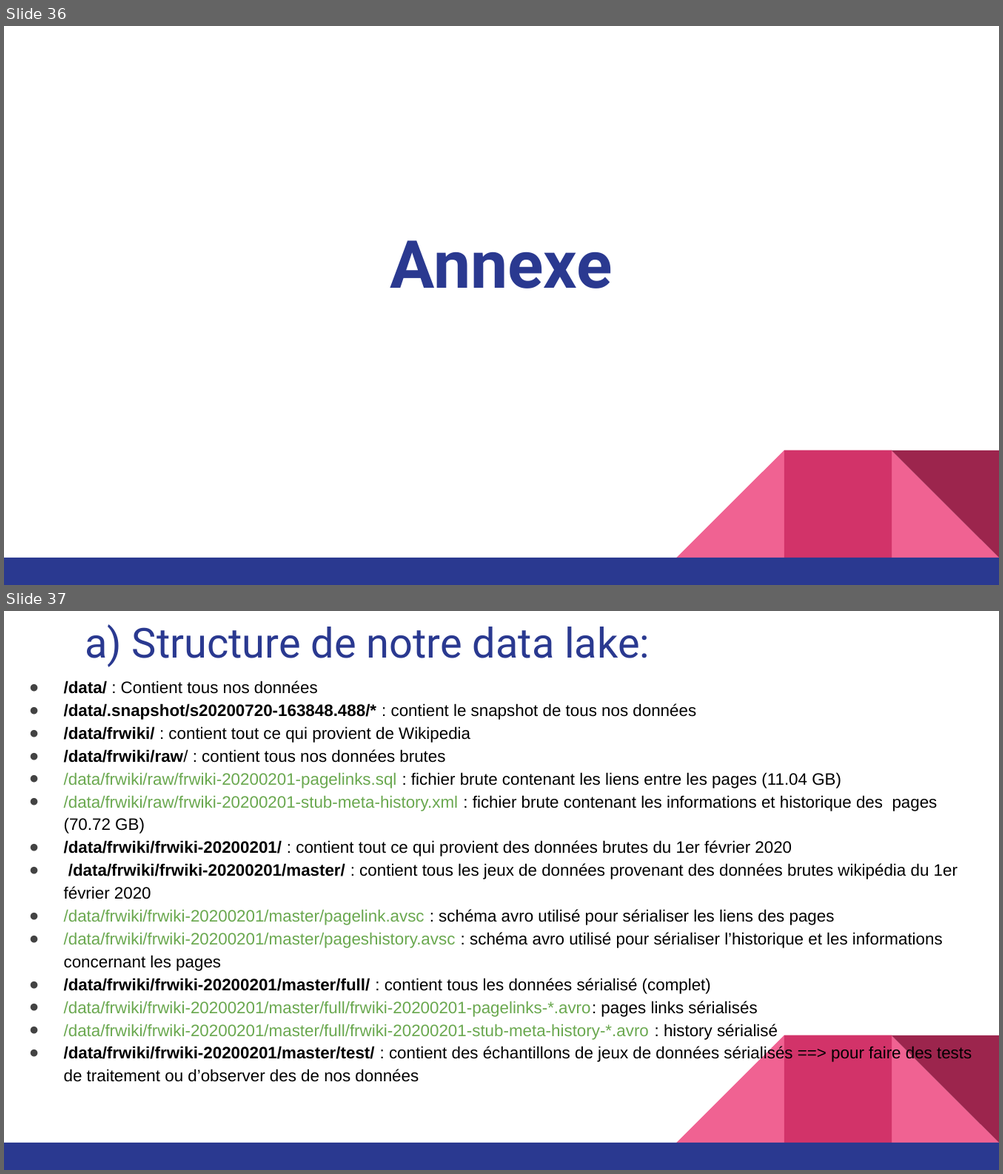
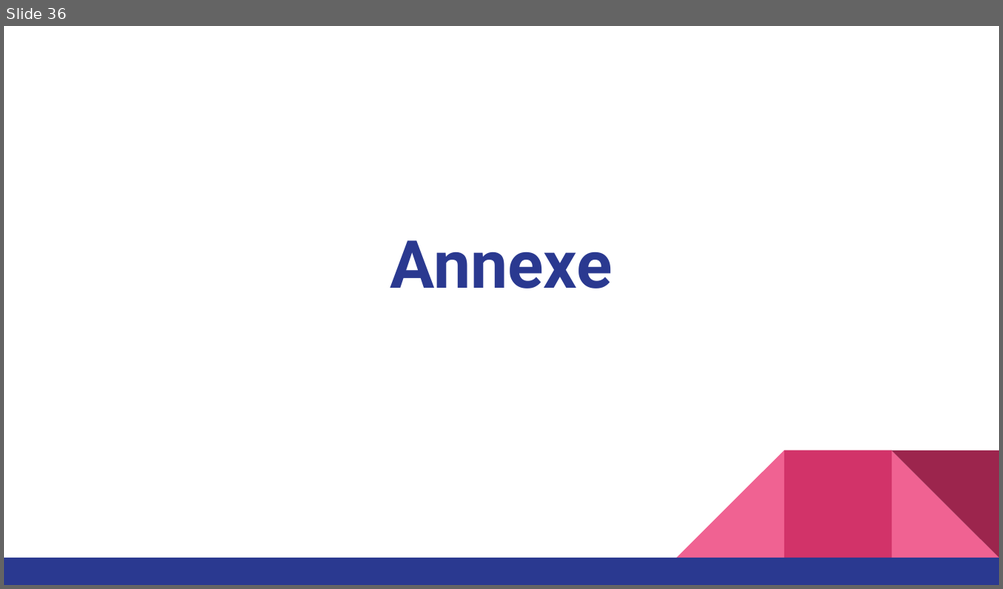
Before and after one commit to carolio7/lambda_architecture_for_tweetsProcessing, a slide deck: presentation/presentation_projet5_v01.pptx. Shown one above the other, each under a label of ours: slides 36 and 37 before the commit, slide 36 after it. The pictures are 1003x1174 and 1003x589 pixels, drawn with LibreOffice and Linux fonts; fonts in the diff are those of the drawing. Boxes give left, top, right and bottom in pixels: in the first picture for what was removed or moved away, otherwise in the second. Text is boxed around its words. In the diff, an @@ line names an element or a change of style, - is before the commit and + after.

```diff
--- a/presentation/presentation_projet5_v01.pptx
+++ b/presentation/presentation_projet5_v01.pptx
@@ slide 37 removed at box(4, 611, 999, 1170), background #FFFFFF; not listed: 5 template elements that a slide beside it also shows @@
@@ title removed at box(85, 624, 649, 667) @@
-a) Structure de notre data lake:
@@ text removed at box(64, 681, 971, 1082) @@
-● /data/ : Contient tous nos données
-● /data/.snapshot/s20200720-163848.488/* : contient le snapshot de tous nos données
-● /data/frwiki/ : contient tout ce qui provient de Wikipedia
-● /data/frwiki/raw/ : contient tous nos données brutes
-● /data/frwiki/raw/frwiki-20200201-pagelinks.sql : fichier brute contenant les liens entre les pages (11.04 GB)
-● /data/frwiki/raw/frwiki-20200201-stub-meta-history.xml : fichier brute contenant les informations et historique des pages (70.72 GB)
-● /data/frwiki/frwiki-20200201/ : contient tout ce qui provient des données brutes du 1er février 2020
-● /data/frwiki/frwiki-20200201/master/ : contient tous les jeux de données provenant des données brutes wikipédia du 1er février 2020
-● /data/frwiki/frwiki-20200201/master/pagelink.avsc : schéma avro utilisé pour sérialiser les liens des pages
-● /data/frwiki/frwiki-20200201/master/pageshistory.avsc : schéma avro utilisé pour sérialiser l’historique et les informations concernant les pages
-● /data/frwiki/frwiki-20200201/master/full/ : contient tous les données sérialisé (complet)
-● /data/frwiki/frwiki-20200201/master/full/frwiki-20200201-pagelinks-*.avro: pages links sérialisés
-● /data/frwiki/frwiki-20200201/master/full/frwiki-20200201-stub-meta-history-*.avro : history sérialisé
-● /data/frwiki/frwiki-20200201/master/test/ : contient des échantillons de jeux de données sérialisés ==> pour faire des tests de traitement ou d’observer des de nos données
```
Also in this commit, not shown: 12 slides changed, 1 slide added, 1 other file.
